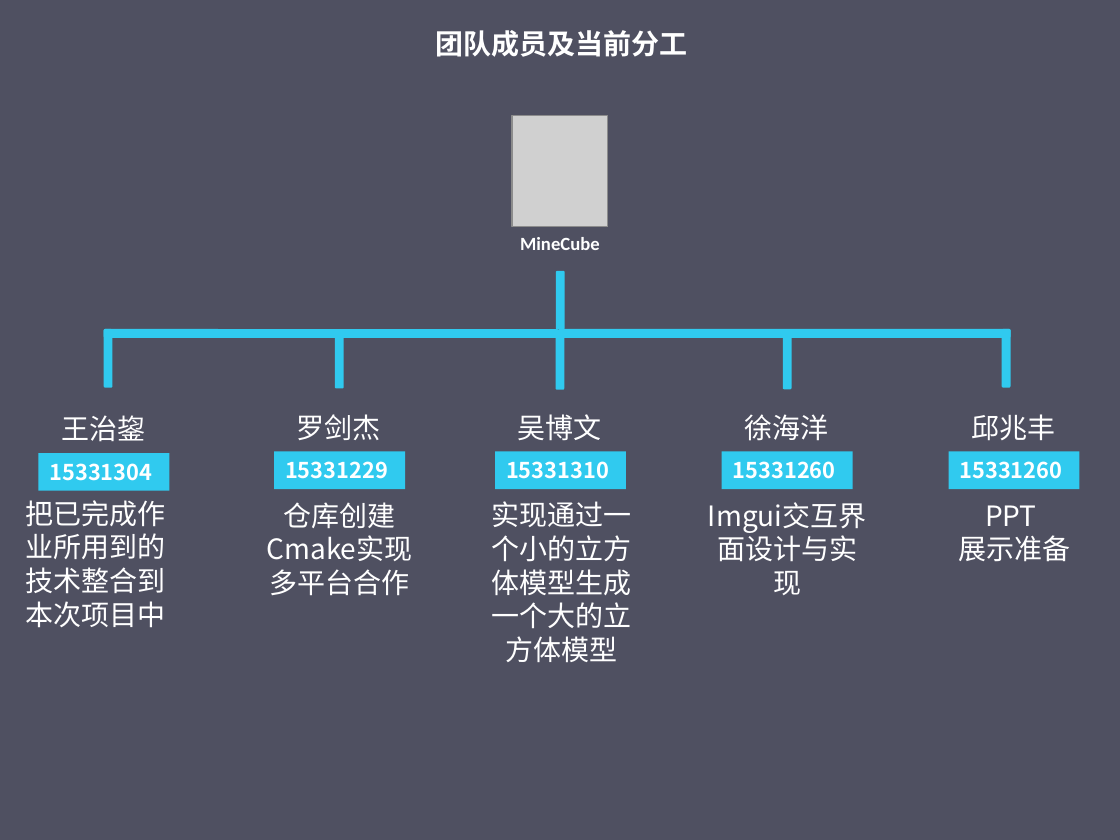
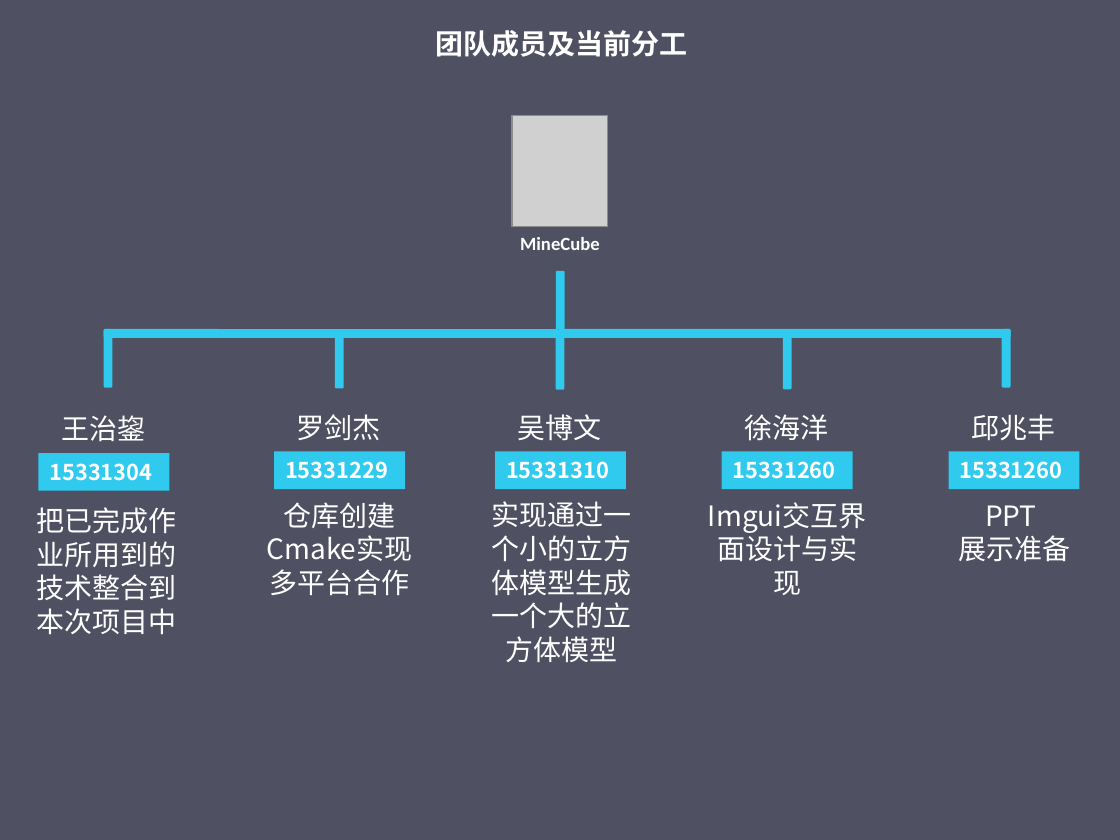
Before and after one commit to jianjieluo/MineCube, a slide deck: slide 9 of docs/cg期中展示ppt.pptx. Drawn at 1120x840 pixels with LibreOffice and Linux fonts; fonts in the diff are those of the drawing; grey boxes stand for pictures. Boxes give left, top, right and bottom in pixels: in the first picture for what was removed or moved away, otherwise in the second. Text is boxed around its words. In the diff, an @@ line names an element or a change of style, - is before the commit and + after.

Commit message:
add two slide

```diff
--- a/docs/cg期中展示ppt.pptx
+++ b/docs/cg期中展示ppt.pptx
@@ text "把已完成作业所用到的技术整合到本次项目中": place and size @@
-text "把已完成作业所用到的技术整合到本次项目中" at [26,500,166,627]
+text "把已完成作业所用到的技术整合到本次项目中" at [37,507,177,634]
```
Also in this commit, not shown: 1 slide added, 1 other file.
